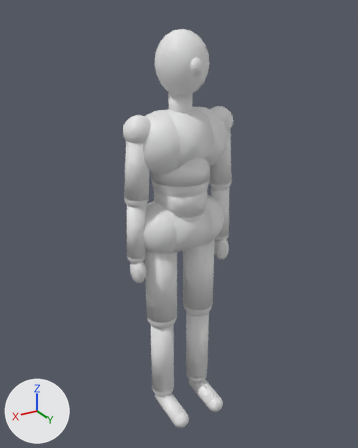
A saved change to the glTF model previs/rig/mannequin.glb.
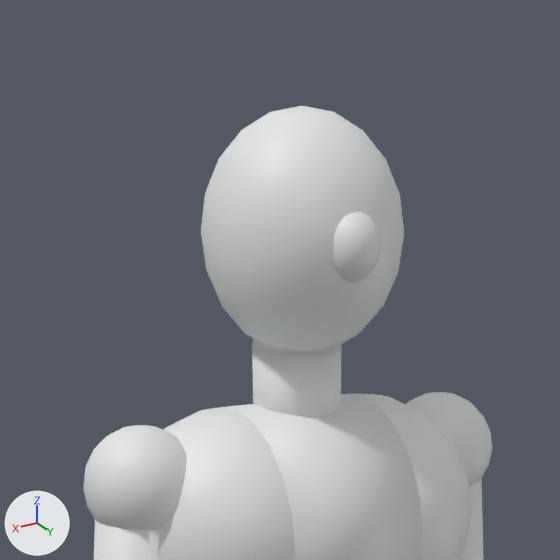
Each version appears first whole from a 50 mm camera at (1.043, 1.728, 1.831) aimed at (0.005, -0.002, 0.966), and next in a close-up on the part from 28% to 70% of the width and 0% to 34% of the height. The axes (+X, +Y, +Z) are drawn at lower left. The lights are the same throughout. The first two pictures are the older version. Vertices at exactly the same position are counted once.

Script lines for the objects in view, before the commit:
```python
me_mannequinmesh = bpy.data.meshes.new('MannequinMesh')
me_mannequinmesh.from_pydata(...)  # 7152 vertices, 14100 faces; spans x -0.26..0.26, y -0.13..0.21, z -0.01..1.77
me_mannequinmesh.materials.append(mat_mannequin)  # white #e7e7e7
ob_mannequinmesh = bpy.data.objects.new('MannequinMesh', me_mannequinmesh)
ob_mannequinmesh.location = (0.0, 0.0, 0.0)
```
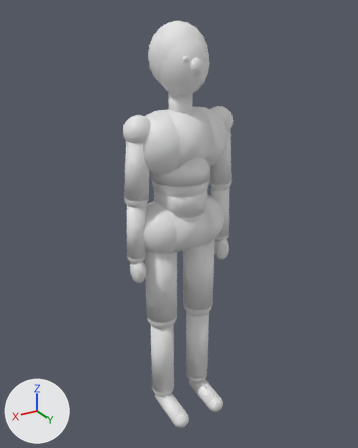
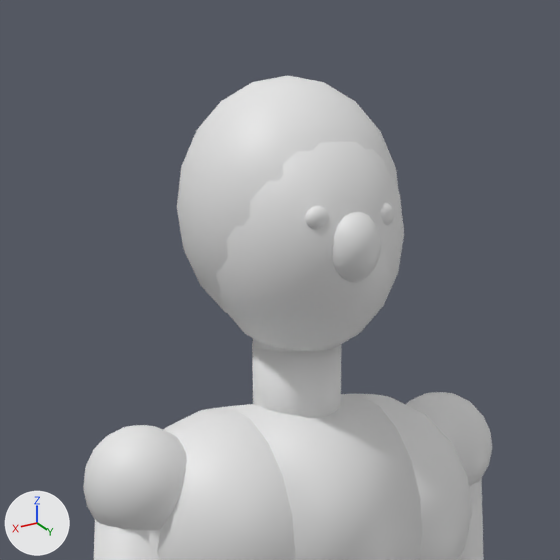
Location of each change, [x1, y1, x2, y2] in pixels of the close-ups (560 x 560 px):
'MannequinMesh', reshaped: before [83, 106, 492, 560]; after [83, 76, 492, 560]
part 1 of me_mannequinmesh, added: after [177, 76, 399, 313]
part 2 of me_mannequinmesh, added: after [380, 203, 394, 225]
part 3 of me_mannequinmesh, added: after [305, 206, 329, 229]

What the commit changed:
Material 'Mann_hair' (mat_mann_hair) is new.
Its base color is (0.8, 0.8, 0.8) (white #e7e7e7).
Material 'Mann_eye' (mat_mann_eye) is new.
Its base color is (0.8, 0.8, 0.8) (white #e7e7e7).
me_mannequinmesh is used by ob_mannequinmesh; location (0.0, 0.0, 0.0).
me_mannequinmesh had 7152 vertices, 14100 faces and spanned x -0.26..0.26, y -0.13..0.21, z -0.01..1.77.
me_mannequinmesh now has 7698 vertices, 15180 faces and spans x -0.26..0.26, y -0.14..0.21, z -0.01..1.8.
me_mannequinmesh part 1: a new loose piece, a UV sphere (20 segments, 10 rings, poles along z) spanning x -0.12..0.12, y -0.14..0.1, z 1.54..1.8, in mat_mann_hair (white #e7e7e7).
me_mannequinmesh part 2: a new loose piece, a UV sphere (20 segments, 10 rings, poles along z) spanning x -0.052..-0.02, y 0.093..0.113, z 1.655..1.681, in mat_mann_eye (white #e7e7e7).
me_mannequinmesh part 3: a new loose piece, a UV sphere (20 segments, 10 rings, poles along z) spanning x 0.02..0.052, y 0.093..0.113, z 1.655..1.681, in mat_mann_eye (white #e7e7e7).
me_mannequinmesh gains material mat_mann_hair (white #e7e7e7).
me_mannequinmesh gains material mat_mann_eye (white #e7e7e7).
